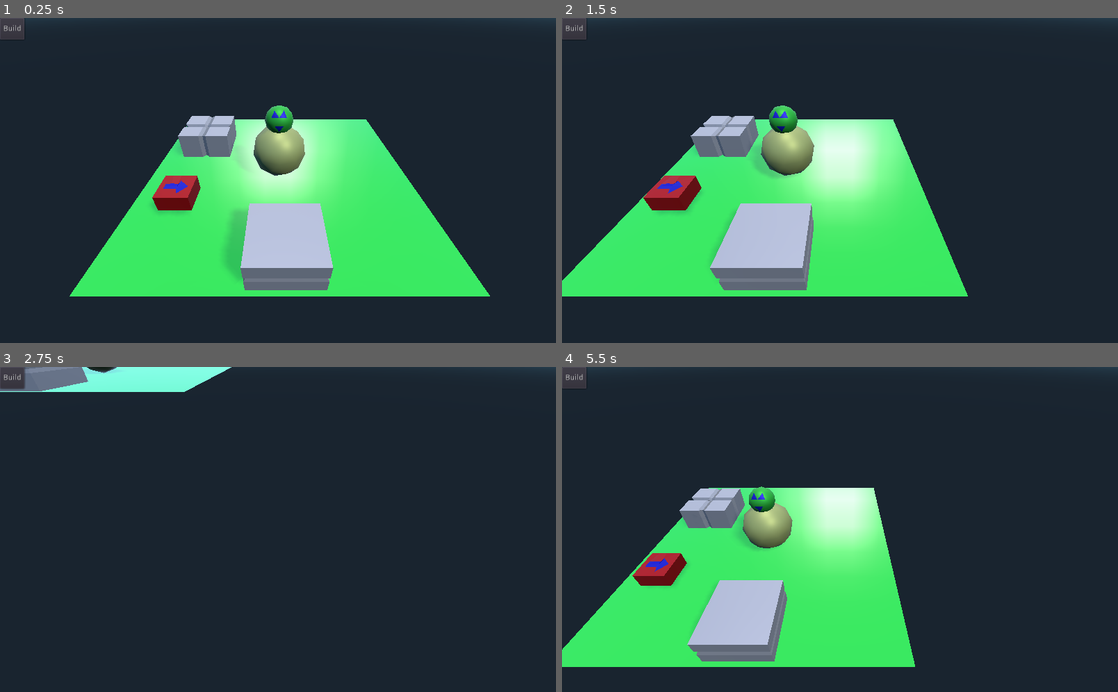
Above: before the commit, frames 1-4 (two rows, left to right).
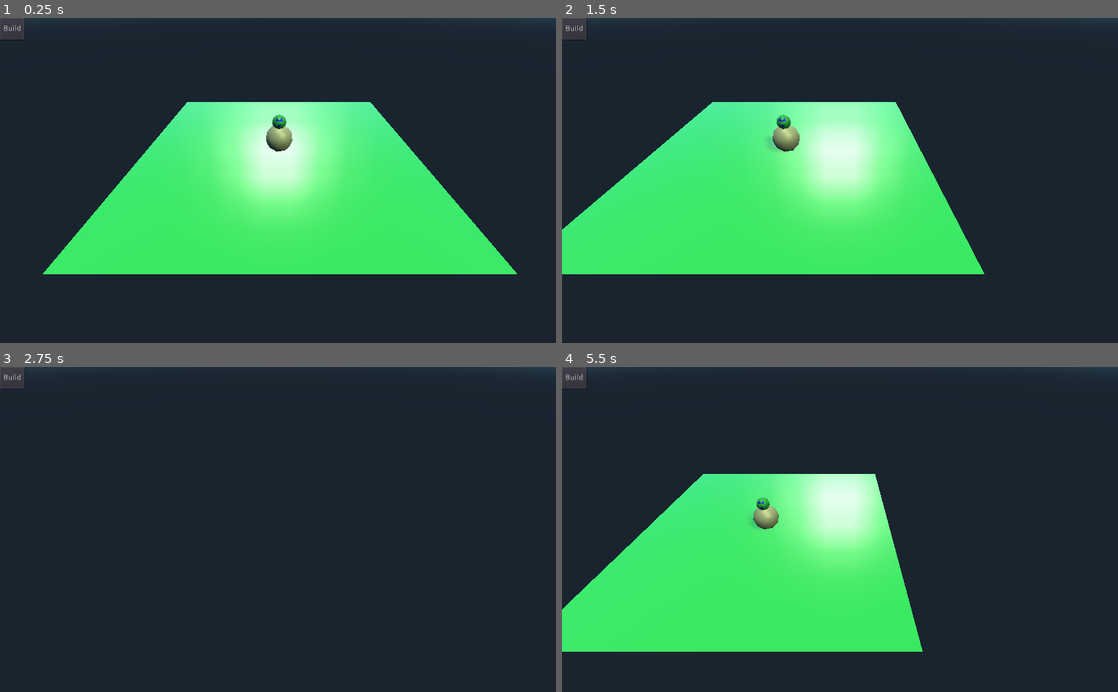
Above: after the commit, the same moments.

Repository: chrisb123/autoverse
Game: Godot game, scene res://main.tscn
The game is run twice, just before and just after one commit, with the same random seed, the same clock (stepped at 60 frames per second) and the same inputs.
Inputs (mouse positions are in pixels of both pictures, inside the frame that each line leads up to):
- Up to frame 1 (0.25 s): no input
- Up to frame 2 (1.5 s): click "Build" at 0.5 s; tap Enter at 1.25 s; move the mouse to (962, 164) at 1.27 s; hold Right (ui_right) from 1.28 s (still down); click (962, 164) at 1.42 s
- Up to frame 3 (2.75 s): tap Space (ui_select) at 1.52, 2.27 s; move the mouse to (166, 545) at 2.02 s; release Right (ui_right) at 2.03 s; hold Down (ui_down) from 2.03 s (still down); click (166, 545) at 2.17 s
- Up to frame 4 (5.5 s): move the mouse to (895, 458) at 2.77 s; release Down (ui_down) at 2.78 s; hold Right (ui_right) 2.78-3.53 s; click (895, 458) at 2.92 s; move the mouse to (812, 594) at 3.52 s; hold Up (ui_up) 3.53-4.28 s; click (812, 594) at 3.67 s; tap Space (ui_select) at 3.77, 4.52, 5.27 s; move the mouse to (1006, 578) at 4.27 s; hold Left (ui_left) from 4.28 s (still down); click (1006, 578) at 4.42 s; move the mouse to (673, 480) at 5.02 s; click (673, 480) at 5.17 s

The runs differ from the first frame. In frame 1, 19% of the frame differs, in the area x 7-93%, y 25-86%; in frame 2, 18%; in frame 3, 2.6%; in frame 4, 14%.

Commit message:
placing objects

Diff:
--- a/Build.gd
+++ b/Build.gd
@@ -9,6 +9,8 @@
 var object_to_place
 var object_id
 onready var camera = get_node("/root/Main/Camera")
+var factory1 = load("res://Models/factory1.dae")
+var factory2 = load("res://Models/factory2.dae")
 
 
 func _ready():
@@ -18,7 +20,7 @@
 func _on_item_pressed(ID):
 	#print(ID, "  ", popup.get_item_text(ID))
 	#print(camera.get_grid())
-	_get_object(ID)
+	_get_object(ID) # ??? huh ??? not assigned to anything
 	camera.set_placement(true) #set placment flag in camera
 	placing_item = true
 
@@ -28,10 +30,11 @@
 
 func _get_object(object_id):
 	if object_id == 0:
-		object_to_place = get_node("Character2")
+		object_to_place = factory1.instance()
 	elif object_id == 1:
-		object_to_place = get_node("Character3")
-	return object_to_place
+		object_to_place = factory2.instance()
+	add_child(object_to_place)
+	return object_to_place # ??? Youre not assign this return to anything when called above ???
 
 func _get_grid(object_to_place):
 		object_to_place.visible = true
@@ -62,9 +65,12 @@
 #MOUSE CONTROLS
 
 func _input(event):
-	if placing_item:
-		if event is InputEventMouseButton:
-			if event.get_button_index() == 1 and event.is_pressed():
-				_check_place_item()
-			if event.get_button_index() == 2 and event.is_pressed():
-				_cancel_build()
+	if event is InputEventMouseButton and placing_item: #use and dont nest inside another if statement
+		if event.get_button_index() == 1 and event.is_pressed():
+			_check_place_item()
+		elif event.get_button_index() == 2 and event.is_pressed():
+			_cancel_build()
+		elif event.get_button_index() == 4:
+			print("rotate right")
+		elif event.get_button_index() == 5:
+			print("rotate cleft")
--- a/Camera.gd
+++ b/Camera.gd
@@ -28,8 +28,8 @@
 		pos.y -= delta * CAMSPEED
 	translate_object_local(pos)
 	pos = get_translation()
-	if pos.y < 0:
-		pos.y = 0
+	if pos.y < 0.1:
+		pos.y = 0.1
 	set_translation(pos)
 
 func get_grid_select():
@@ -77,5 +77,5 @@
 		var result = space_state.intersect_ray(from,to)
 		if result:
 			grid.x = int(result.position.x)
+			grid.y = int(result.position.y)
 			grid.z = int(result.position.z)
-			print(grid)
--- a/main.tscn
+++ b/main.tscn
@@ -1,12 +1,9 @@
-[gd_scene load_steps=11 format=2]
+[gd_scene load_steps=8 format=2]
 
 [ext_resource path="res://main.gd" type="Script" id=1]
 [ext_resource path="res://Camera.gd" type="Script" id=2]
 [ext_resource path="res://Models/character.dae" type="PackedScene" id=3]
 [ext_resource path="res://Build.gd" type="Script" id=4]
-[ext_resource path="res://Models/belt.dae" type="PackedScene" id=5]
-[ext_resource path="res://Models/factory1.dae" type="PackedScene" id=6]
-[ext_resource path="res://Models/factory2.dae" type="PackedScene" id=7]
 
 [sub_resource type="SpatialMaterial" id=1]
 
@@ -124,7 +121,6 @@
 
 [node name="MeshInstance" type="MeshInstance" parent="." index="2"]
 
-transform = Transform( 1, 0, 0, 0, 1, 0, 0, 0, 1, 0, -1, 0 )
 layers = 1
 material_override = null
 cast_shadow = 1
@@ -232,7 +228,6 @@
 
 [node name="StaticBody" type="StaticBody" parent="." index="6"]
 
-transform = Transform( 1, 0, 0, 0, 1, 0, 0, 0, 1, 0, -1, 0 )
 input_ray_pickable = true
 input_capture_on_drag = false
 collision_layer = 1
@@ -241,20 +236,10 @@
 bounce = 0.0
 constant_linear_velocity = Vector3( 0, 0, 0 )
 constant_angular_velocity = Vector3( 0, 0, 0 )
+_sections_unfolded = [ "Transform" ]
 
 [node name="CollisionShape" type="CollisionShape" parent="StaticBody" index="0"]
 
 shape = SubResource( 3 )
 disabled = false
-
-[node name="Scene Root" type="Spatial" parent="." index="7" instance=ExtResource( 5 )]
-
-transform = Transform( 1, 0, 0, 0, 1, 0, 0, 0, 1, -3.08187, -0.363769, 2.29136 )
-
-[node name="Scene Root" type="Spatial" parent="Scene Root" index="3" instance=ExtResource( 6 )]
-
-transform = Transform( 1, 0, 0, 0, 1, 0, 0, 0, 1, 3.23164, -0.648742, 1.57149 )
-
-[node name="Scene Root" type="Spatial" parent="Scene Root/Scene Root" index="3" instance=ExtResource( 7 )]
-
-transform = Transform( 1, 0, 0, 0, 1, 0, 0, 0, 1, -3.26946, 0.107239, -5.78226 )
+_sections_unfolded = [ "Transform" ]
Not shown, changed: Models/character.dae
Not shown, changed: Models/character.dae.import
